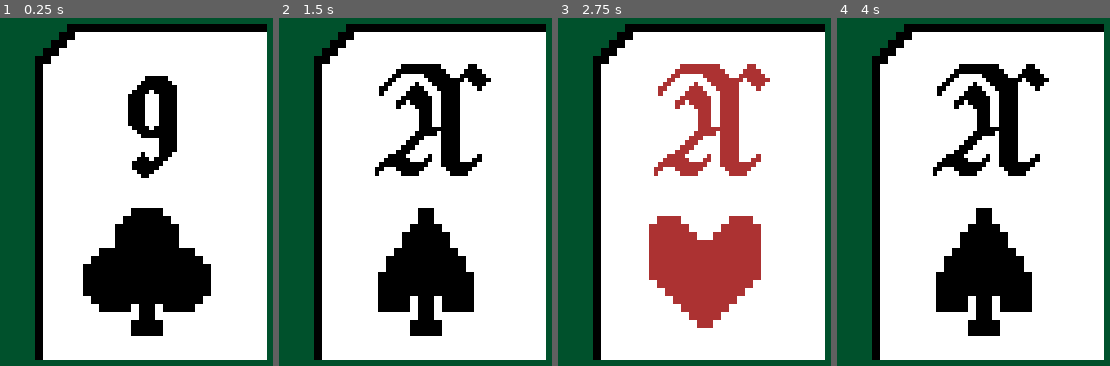
Above: before the commit, frames 1-4 (left to right).
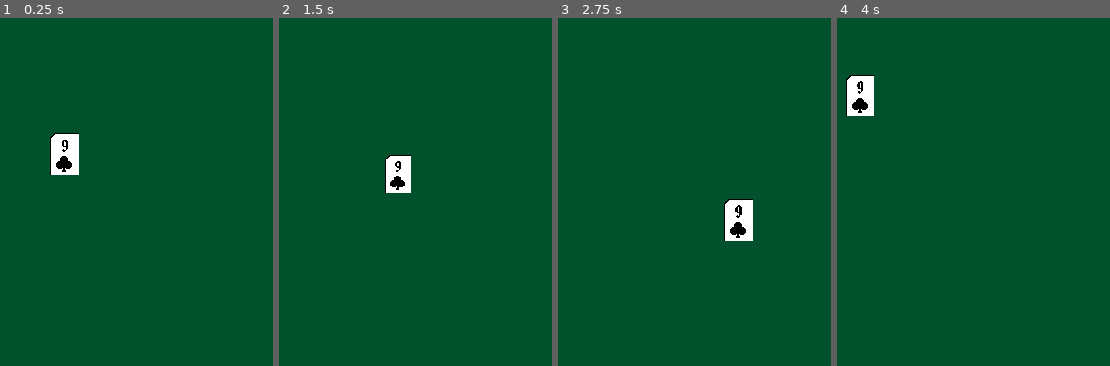
Above: after the commit, the same moments.

Repository: CJ5518/cribbage-scorer
Game: Godot game, scene res://scenes/hand_discard_chooser.tscn
Two runs of this game, one before a commit and one after it. Both use one fixed random seed, a clock stepped at 60 frames per second and the inputs below. Before the commit the project starts from res://scenes/card_viewer.tscn.
Inputs (mouse positions are in pixels of both pictures, inside the frame that each line leads up to):
- Up to frame 1 (0.25 s): no input
- Up to frame 2 (1.5 s): tap Enter at 0.5 s; move the mouse to (outside the picture) at 0.52 s; press the mouse at (outside the picture) at 0.53 s; hold D (card_viewer_suit_up) 0.53-1.25 s; tap Mouse wheel down (scroll_down, bound only after the commit) at 0.8 s; release the mouse at (outside the picture) at 1.25 s; tap Space at 1.25 s; drag from (300, 212) to (399, 265) at 1.27 s
- Up to frame 3 (2.75 s): tap Enter at 2 s; move the mouse to (773, 115) at 2.02 s; press the mouse at (773, 115) at 2.03 s; hold D (card_viewer_suit_up) from 2.03 s (still down); tap Mouse wheel up (scroll_up, bound only after the commit) at 2.1 s
- Up to frame 4 (4 s): release D (card_viewer_suit_up) at 2.75 s; release the mouse at (1052, 115) at 2.75 s; tap Space at 2.75 s; drag from (957, 265) to (outside the picture) at 2.77 s; tap Enter at 3.5 s; move the mouse to (outside the picture) at 3.52 s; hold A (card_viewer_suit_down) from 3.53 s (still down); tap Mouse wheel down (scroll_down, bound only after the commit) at 3.6 s; click (outside the picture) at 3.67 s; tap Mouse wheel up (scroll_up, bound only after the commit) at 3.8 s

The runs differ from the first frame. In frame 1, 80% of the frame differs, in the area x 12-98%, y 1-99%; in frame 2, 81%; in frame 3, 81%; in frame 4, 82%, in the area x 3-98%, y 1-99%.

Commit message:
Panning and zooming on another test scene working

Diff:
--- a/project.godot
+++ b/project.godot
@@ -11,7 +11,7 @@
 [application]
 
 config/name="CribbageScorer"
-run/main_scene="uid://dduocrplhlho0"
+run/main_scene="uid://vqcg1wcq8ibg"
 config/features=PackedStringArray("4.5", "GL Compatibility")
 run/max_fps=60
 config/icon="res://images/icon.svg"
@@ -20,7 +20,6 @@
 
 window/size/viewport_width=640
 window/size/viewport_height=360
-window/size/mode=3
 window/size/borderless=true
 window/stretch/mode="viewport"
 window/stretch/aspect="expand"
@@ -52,6 +51,21 @@
 "events": [Object(InputEventKey,"resource_local_to_scene":false,"resource_name":"","device":-1,"window_id":0,"alt_press …(192 unchanged characters)…
 ]
 }
+mouse_down={
+"deadzone": 0.2,
+"events": [Object(InputEventMouseButton,"resource_local_to_scene":false,"resource_name":"","device":-1,"window_id":0,"alt_pressed":false,"shift_pressed":false,"ctrl_pressed":false,"meta_pressed":false,"button_mask":1,"position":Vector2(62, 20),"global_position":Vector2(71, 68),"factor":1.0,"button_index":1,"canceled":false,"pressed":true,"double_click":false,"script":null)
+]
+}
+scroll_down={
+"deadzone": 0.2,
+"events": [Object(InputEventMouseButton,"resource_local_to_scene":false,"resource_name":"","device":-1,"window_id":0,"alt_pressed":false,"shift_pressed":false,"ctrl_pressed":false,"meta_pressed":false,"button_mask":16,"position":Vector2(281, 17),"global_position":Vector2(290, 65),"factor":1.0,"button_index":5,"canceled":false,"pressed":true,"double_click":false,"script":null)
+]
+}
+scroll_up={
+"deadzone": 0.2,
+"events": [Object(InputEventMouseButton,"resource_local_to_scene":false,"resource_name":"","device":-1,"window_id":0,"alt_pressed":false,"shift_pressed":false,"ctrl_pressed":false,"meta_pressed":false,"button_mask":8,"position":Vector2(343, 18),"global_position":Vector2(352, 66),"factor":1.0,"button_index":4,"canceled":false,"pressed":true,"double_click":false,"script":null)
+]
+}
 
 [rendering]
 
--- a/scenes/game_scene.tscn
+++ b/scenes/game_scene.tscn
@@ -40,7 +40,7 @@
 offset_bottom = 360.0
 theme = ExtResource("3_bw6k5")
 
-[node name="StartButton" type="Button" parent="Control"]
+[node name="MenuButton" type="Button" parent="Control"]
 layout_mode = 0
 offset_left = 4.0
 offset_top = 4.0
@@ -49,7 +49,7 @@
 size_flags_horizontal = 4
 theme_override_font_sizes/font_size = 16
 
-[node name="Label" type="Label" parent="Control/StartButton"]
+[node name="Label" type="Label" parent="Control/MenuButton"]
 layout_mode = 0
 offset_left = 1.0
 offset_right = 43.0
--- /dev/null
+++ b/scenes/hand_discard_chooser.tscn
@@ -0,0 +1,10 @@
+[gd_scene load_steps=3 format=3 uid="uid://vqcg1wcq8ibg"]
+
+[ext_resource type="Script" uid="uid://p7irl61ocx3p" path="res://scripts/hand_discard_chooser.gd" id="1_5ba5p"]
+[ext_resource type="PackedScene" uid="uid://cdpshql6jftai" path="res://scenes/CardSprite.tscn" id="1_digok"]
+
+[node name="HandDiscardChooser" type="Node2D"]
+script = ExtResource("1_5ba5p")
+
+[node name="CardSprite" parent="." instance=ExtResource("1_digok")]
+position = Vector2(219, 119)
--- a/scripts/game_scene.gd
+++ b/scripts/game_scene.gd
@@ -7,19 +7,24 @@
 #cut card is last in the array
 var cardSprites = []
 
-# Called when the node enters the scene tree for the first time.
+var deck
+
+func setCard(obj, arr):
+	obj.setValue(arr[0])
+	obj.setSuit(arr[1])
+
+func randomCards():
+	deck.reset()
+	setCard($CardSprite, deck.drawCard())
+	setCard($CardSprite2, deck.drawCard())
+	setCard($CardSprite3, deck.drawCard())
+	setCard($CardSprite4, deck.drawCard())
+	setCard($CutCard, deck.drawCard())
+
 func _ready() -> void:
-	#Make the card nodes
-	var width = cardWidth * 4
-	@warning_ignore("integer_division")
-	var startAt = (1920 / 2) - (width / 2.0)
-	for q in range(4):
-		var instance = cardSprite.instantiate()
-		cardSprites.append(instance)
-		instance.position = Vector2(startAt + (q * cardWidth),600)
-		add_child(instance)
-
-
+	deck = Deck.new()
+	randomCards()
+	$Control/MenuButton.pressed.connect(randomCards)
 # Called every frame. 'delta' is the elapsed time since the previous frame.
 func _process(delta: float) -> void:
 	pass
--- /dev/null
+++ b/scripts/hand_discard_chooser.gd
@@ -0,0 +1,46 @@
+extends Node2D
+
+
+# Called when the node enters the scene tree for the first time.
+func _ready() -> void:
+	pass # Replace with function body.
+
+
+
+var mouseDownPos = null
+var scaleFactor = 1.0
+
+func _worldSpaceMouseCoords():
+	print("Mouse pos: " + str(get_viewport().get_mouse_position()))
+	print("Scale factor: " + str(scaleFactor))
+	print("Pos: " + str(self.position))
+	var ret = (get_viewport().get_mouse_position() - self.position) / scaleFactor
+	print("Ret: " + str(ret))
+	return ret
+func _commonScrollFunc(zoomIn: bool):
+	var oldMousePos = _worldSpaceMouseCoords()
+	if zoomIn:
+		scaleFactor *= 1.1
+	else:
+		scaleFactor *= .9
+	self.scale = Vector2(1,1) * scaleFactor
+	var newMousePos = _worldSpaceMouseCoords()
+	self.position -= (oldMousePos - newMousePos) * scaleFactor
+	_worldSpaceMouseCoords()
+
+
+# Called every frame. 'delta' is the elapsed time since the previous frame.
+func _process(delta: float) -> void:
+	if Input.is_mouse_button_pressed(MOUSE_BUTTON_LEFT):
+		if mouseDownPos != null:
+			var deltaPos = get_viewport().get_mouse_position() - mouseDownPos
+			self.position += deltaPos
+			mouseDownPos = Vector2(0,0)
+	else:
+		mouseDownPos = null
+	if Input.is_action_pressed("mouse_down"):
+		mouseDownPos = get_viewport().get_mouse_position()
+	if Input.is_action_just_pressed("scroll_down"):
+		_commonScrollFunc(false)
+	if Input.is_action_just_pressed("scroll_up"):
+		_commonScrollFunc(true)
Not shown, added: scripts/hand_discard_chooser.gd.uid
